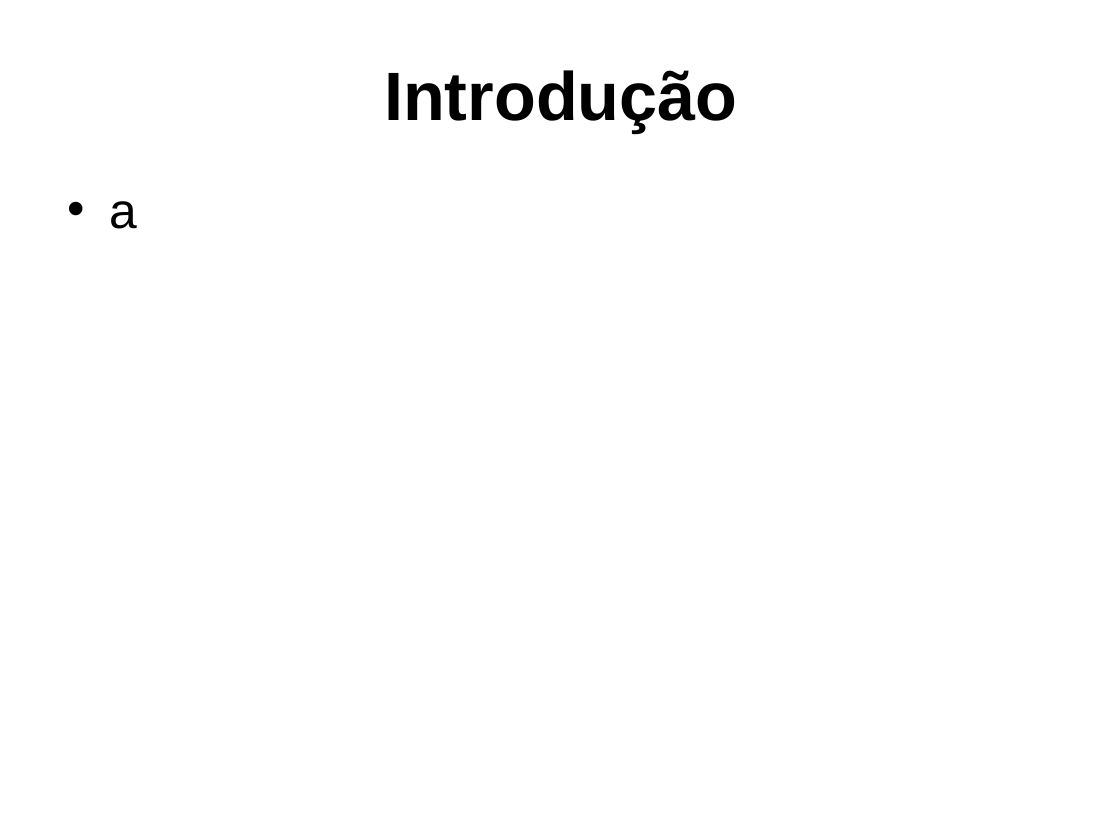
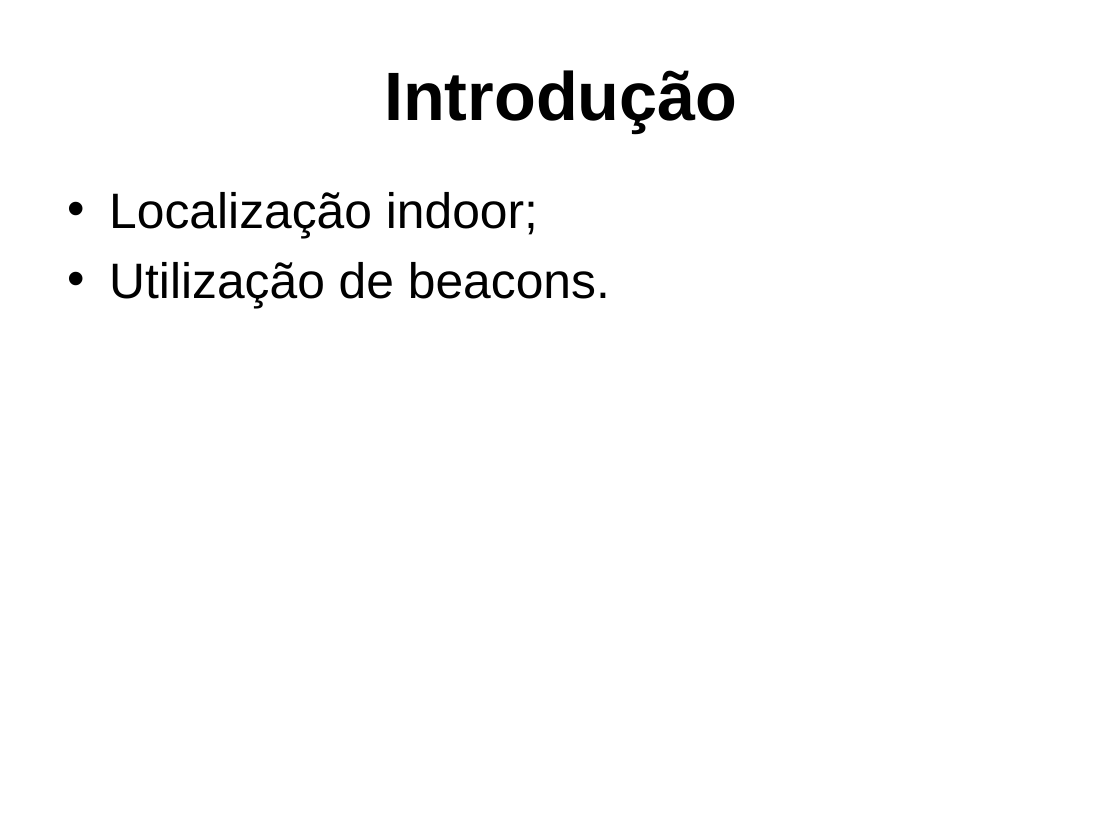
Before and after one commit to dalton-reis/tcc_bcc_2018_2_drkrause_DjonathanRafaelKrause, a slide deck: slide 3 of Textos/ApresentacaoTCC-DjonathanKrause.pptx. Drawn at 1120x840 pixels with LibreOffice and Linux fonts; fonts in the diff are those of the drawing; background and template pictures are left out. Boxes give left, top, right and bottom in pixels: in the first picture for what was removed or moved away, otherwise in the second. Text is boxed around its words. In the diff, an @@ line names an element or a change of style, - is before the commit and + after.

```diff
--- a/Textos/ApresentacaoTCC-DjonathanKrause.pptx
+++ b/Textos/ApresentacaoTCC-DjonathanKrause.pptx
@@ text at (109, 192, 610, 308): text changed @@
-• a
+• Localização indoor;
+• Utilização de beacons.
```
Also in this commit, not shown: 4 other slides changed, 13 slides added, 4 slides removed, 1 other file.
